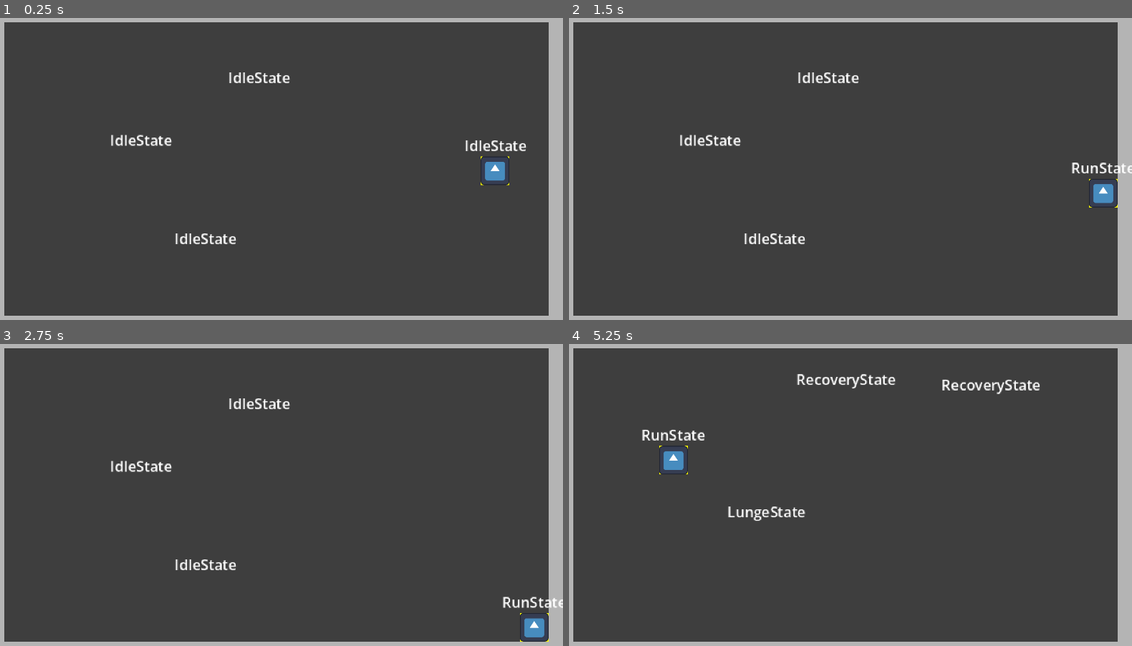
Above: before the commit, frames 1-4 (two rows, left to right).
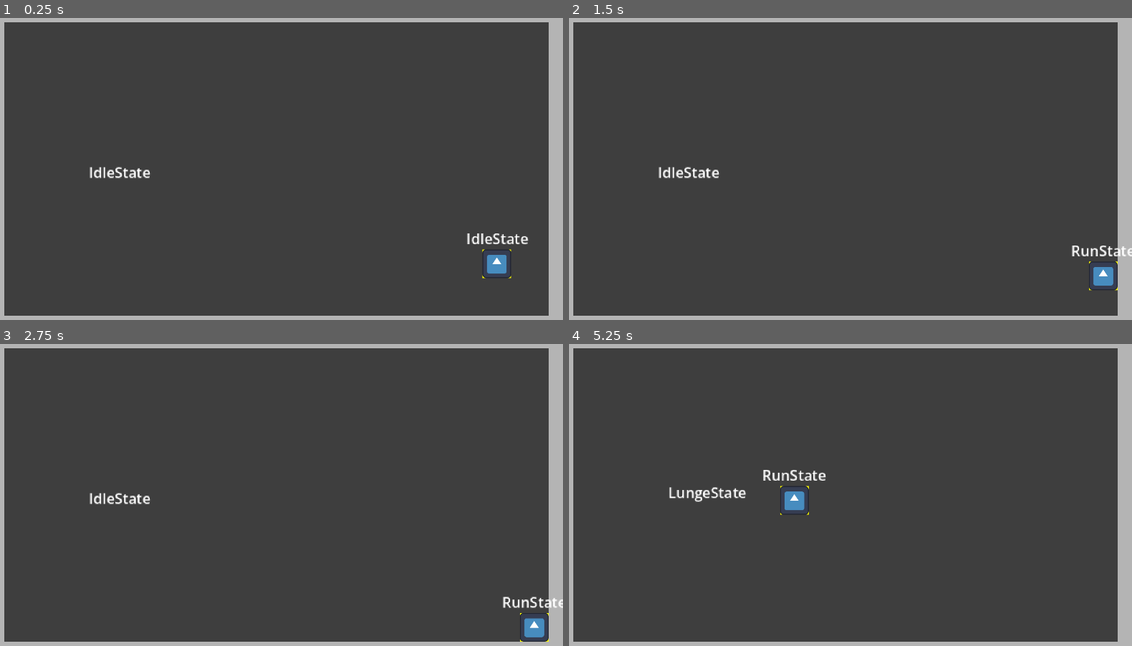
Above: after the commit, the same moments.

Repository: Cedro23/one-step-from-death
Game: Godot game, scene res://main.tscn
The game is run twice, just before and just after one commit, with the same random seed, the same clock (stepped at 60 frames per second) and the same inputs. The engine's default icon, where the game draws it, is replaced by a stand-in: a white triangle on a blue panel in a dark square.
Inputs (mouse positions are in pixels of both pictures, inside the frame that each line leads up to):
- Up to frame 1 (0.25 s): no input
- Up to frame 2 (1.5 s): tap Enter at 0.5 s; move the mouse to (974, 153) at 0.52 s; press the mouse at (974, 153) at 0.53 s; hold D (right) 0.53-1.28 s; tap Space (roll) at 1.25, 1.35 s; move the mouse to (732, 184) at 1.27 s; release the mouse at (732, 184) at 1.28 s; hold S (down) from 1.28 s (still down)
- Up to frame 3 (2.75 s): move the mouse to (332, 425) at 2.02 s; release S (down) at 2.03 s; press the mouse at (332, 425) at 2.03 s; hold D (right) from 2.03 s (still down)
- Up to frame 4 (5.25 s): tap Enter at 2.75 s; move the mouse to (816, 558) at 2.77 s; release D (right) at 2.78 s; release the mouse at (816, 558) at 2.78 s; hold W (up) 2.78-3.53 s; tap Space (roll) at 2.85, 4.35 s; click (816, 558) at 2.92 s; move the mouse to (1019, 543) at 3.52 s; press the mouse at (1019, 543) at 3.53 s; hold A (left) 3.53-5.03 s; move the mouse to (675, 446) at 4.27 s; release the mouse at (675, 446) at 4.28 s; move the mouse to (873, 495) at 5.02 s; press the mouse at (873, 495) at 5.03 s; hold S (down) from 5.03 s (still down)

The runs differ from the first frame. In frame 1, 1.9% of the frame differs, in the area x 15-94%, y 18-87%; in frame 2, 1.8%; in frame 3, 0.9%; in frame 4, 2.2%, in the area x 12-84%, y 9-59%.

Commit message:
pushing to get changes on other PC

Diff:
--- a/actors/enemies/shambler/states/chase_state.gd
+++ b/actors/enemies/shambler/states/chase_state.gd
@@ -1,15 +1,16 @@
 extends State
 
 func physics_update(_delta: float) -> void:
-	var player = character.get_node("../Player")
-	if !player :
+	var gm = get_node("/root/GameManager")
+
+	if !gm.player :
 		character.state_machine.transition_to("IdleState")
 
-	var direction = (player.global_position - character.global_position).normalized()
+	var direction = (gm.player.global_position - character.global_position).normalized()
 	character.velocity = direction * character.run_speed
 	character.move_and_slide()
 
-	if character.global_position.distance_to(player.global_position) <= character.lunge_detection_distance:
+	if character.global_position.distance_to(gm.player.global_position) <= character.lunge_detection_distance:
 		character.state_machine.transition_to("LungeState")
-	elif character.global_position.distance_to(player.global_position) > character.player_escape_range:
+	elif character.global_position.distance_to(gm.player.global_position) > character.player_escape_range:
 		character.state_machine.transition_to("IdleState")
--- a/actors/enemies/shambler/states/idle_state.gd
+++ b/actors/enemies/shambler/states/idle_state.gd
@@ -4,10 +4,10 @@
 const PLAYER_DETECTION_RANGE: float = 120.0
 
 func physics_update(_delta: float) -> void:
-	var player = character.get_node_or_null("../Player")
+	var gm = get_node("/root/GameManager")
 
-	if !player:
+	if !gm.player:
 		return
 
-	if character.global_position.distance_to(player.global_position) <= PLAYER_DETECTION_RANGE:
+	if character.global_position.distance_to(gm.player.global_position) <= PLAYER_DETECTION_RANGE:
 		character.state_machine.transition_to("ChaseState")
--- a/actors/enemies/shambler/states/lunge_state.gd
+++ b/actors/enemies/shambler/states/lunge_state.gd
@@ -12,9 +12,10 @@
 var rotation: float
 
 func enter() -> void:
-	player = character.get_node("/root/Main/Player")
-	direction = (player.global_position - character.global_position).normalized()
-	rotation = player.global_position.angle_to_point(character.global_position)
+	var gm = get_node("/root/GameManager")
+
+	direction = (gm.player.global_position - character.global_position).normalized()
+	rotation = gm.player.global_position.angle_to_point(character.global_position)
 
 	hitbox.position = direction * HITBOX_DISTANCE
 	hitbox.rotation = rotation
--- a/actors/player/player.tscn
+++ b/actors/player/player.tscn
@@ -21,6 +21,7 @@
 font_size = 8
 
 [node name="Player" type="CharacterBody2D" unique_id=289554604 groups=["player"]]
+z_index = 100
 collision_layer = 2
 collision_mask = 9
 script = ExtResource("1_i3pqv")
@@ -101,6 +102,9 @@
 script = ExtResource("7_bop6h")
 state_machine = NodePath("../StateMachine")
 
+[node name="Camera2D" type="Camera2D" parent="." unique_id=95924351]
+position_smoothing_enabled = true
+
 [connection signal="timeout" from="AttackHitbox/AttackDuration" to="StateMachine/AttackState" method="_on_attack_timer_timeout"]
 [connection signal="timeout" from="AttackHitbox/AttackCooldown" to="." method="_on_attack_cooldown_timeout"]
 [connection signal="timeout" from="RollTimer" to="StateMachine/RollState" method="_on_roll_timer_timeout"]
--- /dev/null
+++ b/autoloads/game_manager.gd
@@ -0,0 +1,24 @@
+extends Node
+
+const PLAYER_SCENE = preload("res://actors/player/player.tscn")
+const ROOMS = [
+	"res://rooms/floor_1/room_01.tscn"
+]
+
+var player: CharacterBody2D
+var current_room_index: int = 0
+
+func _ready():
+	player = PLAYER_SCENE.instantiate()
+	add_child(player)
+
+func go_to_next_room() -> void:
+	current_room_index += 1
+	_load_room()
+
+func restart_run() -> void:
+	current_room_index = 0
+	_load_room()
+
+func _load_room() -> void:
+	get_tree().change_scene_to_file(ROOMS[current_room_index])
--- a/main.tscn
+++ b/main.tscn
@@ -1,81 +1,11 @@
 [gd_scene format=3 uid="uid://vx1tpxiycqu3"]
 
-[ext_resource type="PackedScene" uid="uid://cegn8m70pxr18" path="res://actors/player/player.tscn" id="1_ig7tw"]
+[ext_resource type="PackedScene" uid="uid://dqn71ayuftovx" path="res://rooms/floor_1/room_01.tscn" id="1_h2yge"]
 [ext_resource type="PackedScene" uid="uid://c2a7f40kd7eq0" path="res://actors/enemies/shambler/shambler.tscn" id="2_0xm2m"]
-
-[sub_resource type="RectangleShape2D" id="RectangleShape2D_7dm0k"]
-size = Vector2(336, 16)
-
-[sub_resource type="RectangleShape2D" id="RectangleShape2D_ig7tw"]
-size = Vector2(16, 196)
 
 [node name="Main" type="Node2D" unique_id=414262619]
 
-[node name="Floor" type="Polygon2D" parent="." unique_id=976801144]
-position = Vector2(160, 90)
-color = Color(0.24477637, 0.2447764, 0.24477637, 1)
-polygon = PackedVector2Array(-160, -90, 160, -90, 160, 90, -160, 90)
-
-[node name="WallNorth" type="StaticBody2D" parent="." unique_id=1727444183]
-position = Vector2(160, 0)
-collision_mask = 0
-
-[node name="CollisionShape2D" type="CollisionShape2D" parent="WallNorth" unique_id=1942677608]
-shape = SubResource("RectangleShape2D_7dm0k")
-debug_color = Color(0, 0, 0, 0.25882354)
-
-[node name="Polygon2D" type="Polygon2D" parent="WallNorth" unique_id=1648558359]
-color = Color(0.7058824, 0.7058824, 0.7058824, 1)
-polygon = PackedVector2Array(-168, -8, 168, -8, 168, 8, -168, 8)
-
-[node name="WallSouth" type="StaticBody2D" parent="." unique_id=1311713242]
-position = Vector2(160, 180)
-collision_mask = 0
-
-[node name="CollisionShape2D" type="CollisionShape2D" parent="WallSouth" unique_id=213590008]
-shape = SubResource("RectangleShape2D_7dm0k")
-debug_color = Color(0, 0, 0, 0.25882354)
-
-[node name="Polygon2D" type="Polygon2D" parent="WallSouth" unique_id=1329337428]
-color = Color(0.7058824, 0.7058824, 0.7058824, 1)
-polygon = PackedVector2Array(-168, -8, 168, -8, 168, 8, -168, 8)
-
-[node name="WallWest" type="StaticBody2D" parent="." unique_id=846257063]
-position = Vector2(0, 90)
-collision_mask = 0
-
-[node name="CollisionShape2D" type="CollisionShape2D" parent="WallWest" unique_id=1510756918]
-shape = SubResource("RectangleShape2D_ig7tw")
-debug_color = Color(0, 0, 0, 0.25882354)
-
-[node name="Polygon2D" type="Polygon2D" parent="WallWest" unique_id=386795860]
-color = Color(0.7058824, 0.7058824, 0.7058824, 1)
-polygon = PackedVector2Array(-8, -98, 8, -98, 8, 98, -8, 98)
-
-[node name="WallEast" type="StaticBody2D" parent="." unique_id=934804065]
-position = Vector2(320, 90)
-collision_mask = 0
-
-[node name="CollisionShape2D" type="CollisionShape2D" parent="WallEast" unique_id=770934385]
-shape = SubResource("RectangleShape2D_ig7tw")
-debug_color = Color(0, 0, 0, 0.25882354)
-
-[node name="Polygon2D" type="Polygon2D" parent="WallEast" unique_id=596270337]
-color = Color(0.7058824, 0.7058824, 0.7058824, 1)
-polygon = PackedVector2Array(-8, -98, 8, -98, 8, 98, -8, 98)
-
-[node name="Player" parent="." unique_id=289554604 instance=ExtResource("1_ig7tw")]
-position = Vector2(282, 91)
-run_speed = 150.0
+[node name="Room" parent="." unique_id=1751065170 instance=ExtResource("1_h2yge")]
 
 [node name="Shambler" parent="." unique_id=1724040096 instance=ExtResource("2_0xm2m")]
-position = Vector2(84, 88)
-
-[node name="Camera2D" type="Camera2D" parent="." unique_id=229455510]
-position = Vector2(160, 90)
-
-[node name="Shambler2" parent="." unique_id=2070421988 instance=ExtResource("2_0xm2m")]
-position = Vector2(120, 143)
-
-[node name="Shambler3" parent="." unique_id=792841733 instance=ExtResource("2_0xm2m")]
-position = Vector2(150, 53)
+position = Vector2(-88, 16)
--- a/project.godot
+++ b/project.godot
@@ -14,6 +14,10 @@
 run/main_scene="uid://vx1tpxiycqu3"
 config/features=PackedStringArray("4.6", "Forward Plus")
 config/icon="res://icon.svg"
+
+[autoload]
+
+GameManager="*uid://bvdbis50yssho"
 
 [display]
 
@@ -80,6 +84,7 @@
 [physics]
 
 3d/physics_engine="Jolt Physics"
+common/physics_interpolation=true
 
 [rendering]
 
--- /dev/null
+++ b/rooms/floor_1/room_01.tscn
@@ -0,0 +1,72 @@
+[gd_scene format=3 uid="uid://dqn71ayuftovx"]
+
+[ext_resource type="PackedScene" uid="uid://csl3ujr1r7pdb" path="res://rooms/room.tscn" id="1_0dofa"]
+
+[sub_resource type="RectangleShape2D" id="RectangleShape2D_0dofa"]
+size = Vector2(336, 16)
+
+[sub_resource type="RectangleShape2D" id="RectangleShape2D_bmihx"]
+size = Vector2(16, 196)
+
+[node name="Room" unique_id=1751065170 instance=ExtResource("1_0dofa")]
+
+[node name="Floor" type="Polygon2D" parent="." index="0" unique_id=2097854744]
+
+[node name="Walls" type="Node2D" parent="." index="1" unique_id=546611404]
+
+[node name="Floor" type="Polygon2D" parent="Walls" index="0" unique_id=1321546427]
+color = Color(0.24477637, 0.2447764, 0.24477637, 1)
+polygon = PackedVector2Array(-160, -90, 160, -90, 160, 90, -160, 90)
+
+[node name="WallNorth" type="StaticBody2D" parent="Walls" index="1" unique_id=251929169]
+position = Vector2(0, -90)
+collision_mask = 0
+
+[node name="CollisionShape2D" type="CollisionShape2D" parent="Walls/WallNorth" index="0" unique_id=1358463883]
+shape = SubResource("RectangleShape2D_0dofa")
+debug_color = Color(0, 0, 0, 0.25882354)
+
+[node name="Polygon2D" type="Polygon2D" parent="Walls/WallNorth" index="1" unique_id=1664902541]
+color = Color(0.7058824, 0.7058824, 0.7058824, 1)
+polygon = PackedVector2Array(-168, -8, 168, -8, 168, 8, -168, 8)
+
+[node name="WallSouth" type="StaticBody2D" parent="Walls" index="2" unique_id=743834422]
+position = Vector2(0, 90)
+collision_mask = 0
+
+[node name="CollisionShape2D" type="CollisionShape2D" parent="Walls/WallSouth" index="0" unique_id=1761526871]
+shape = SubResource("RectangleShape2D_0dofa")
+debug_color = Color(0, 0, 0, 0.25882354)
+
+[node name="Polygon2D" type="Polygon2D" parent="Walls/WallSouth" index="1" unique_id=1774965272]
+color = Color(0.7058824, 0.7058824, 0.7058824, 1)
+polygon = PackedVector2Array(-168, -8, 168, -8, 168, 8, -168, 8)
+
+[node name="WallWest" type="StaticBody2D" parent="Walls" index="3" unique_id=348664295]
+position = Vector2(-160, 0)
+collision_mask = 0
+
+[node name="CollisionShape2D" type="CollisionShape2D" parent="Walls/WallWest" index="0" unique_id=926244996]
+shape = SubResource("RectangleShape2D_bmihx")
+debug_color = Color(0, 0, 0, 0.25882354)
+
+[node name="Polygon2D" type="Polygon2D" parent="Walls/WallWest" index="1" unique_id=1409398389]
+color = Color(0.7058824, 0.7058824, 0.7058824, 1)
+polygon = PackedVector2Array(-8, -98, 8, -98, 8, 98, -8, 98)
+
+[node name="WallEast" type="StaticBody2D" parent="Walls" index="4" unique_id=1645528037]
+position = Vector2(160, 0)
+collision_mask = 0
+
+[node name="CollisionShape2D" type="CollisionShape2D" parent="Walls/WallEast" index="0" unique_id=432160871]
+shape = SubResource("RectangleShape2D_bmihx")
+debug_color = Color(0, 0, 0, 0.25882354)
+
+[node name="Polygon2D" type="Polygon2D" parent="Walls/WallEast" index="1" unique_id=874738525]
+color = Color(0.7058824, 0.7058824, 0.7058824, 1)
+polygon = PackedVector2Array(-8, -98, 8, -98, 8, 98, -8, 98)
+
+[node name="SpawnPoint" parent="." index="5" unique_id=175624169]
+position = Vector2(123, 53)
+
+[connection signal="body_entered" from="RoomArea" to="." method="_on_room_area_body_entered"]
--- /dev/null
+++ b/rooms/room.gd
@@ -0,0 +1,41 @@
+extends Node2D
+
+@onready var bounds_top_left = $BoundsTopLeft
+@onready var bounds_bottom_right = $BoundsBottomRight
+@onready var room_area = $RoomArea
+
+var is_player_inside: bool = false
+
+func _ready() -> void:
+	_setup_bounds()
+	_place_player()
+	# _count_enemies()
+
+func _setup_bounds() -> void:
+	var top_left = bounds_top_left.position
+	var bottom_right = bounds_bottom_right.position
+	var size = bottom_right - top_left
+	var center = top_left + size / 2
+
+	var shape = RectangleShape2D.new()
+	shape.size = size
+	room_area.get_node("CollisionShape2D").shape = shape
+	room_area.get_node("CollisionShape2D").position = center
+
+func _place_player() -> void:
+	var game_manager = get_node("/root/GameManager")
+	var player = game_manager.player
+	player.global_position = $SpawnPoint.global_position
+
+func _on_room_area_body_entered(body: Node2D) -> void:
+	if body.is_in_group("player"):
+		is_player_inside = true
+		# lock_exists()
+		_setup_camera(body)
+
+func _setup_camera(player: Node) -> void:
+	var camera = player.get_node("Camera2D")
+	camera.limit_left = int(bounds_top_left.position.x)
+	camera.limit_top = int(bounds_top_left.position.y)
+	camera.limit_right = int(bounds_bottom_right.position.x)
+	camera.limit_bottom = int(bounds_bottom_right.position.y)
--- /dev/null
+++ b/rooms/room.tscn
@@ -0,0 +1,27 @@
+[gd_scene format=3 uid="uid://csl3ujr1r7pdb"]
+
+[ext_resource type="Script" uid="uid://c0t8jqy6tv16t" path="res://rooms/room.gd" id="1_nk0be"]
+
+[sub_resource type="RectangleShape2D" id="RectangleShape2D_ghg5q"]
+
+[node name="Room" type="Node2D" unique_id=1751065170]
+script = ExtResource("1_nk0be")
+
+[node name="RoomArea" type="Area2D" parent="." unique_id=5253192]
+collision_layer = 32
+collision_mask = 2
+
+[node name="CollisionShape2D" type="CollisionShape2D" parent="RoomArea" unique_id=1344263770]
+shape = SubResource("RectangleShape2D_ghg5q")
+
+[node name="BoundsBottomRight" type="Marker2D" parent="." unique_id=227440660]
+position = Vector2(160, 90)
+
+[node name="BoundsTopLeft" type="Marker2D" parent="." unique_id=2055585322]
+position = Vector2(-160, -90)
+
+[node name="SpawnPoint" type="Marker2D" parent="." unique_id=175624169]
+
+[node name="Enemies" type="Node2D" parent="." unique_id=1418161130]
+
+[node name="Exits" type="Node2D" parent="." unique_id=2026039635]
Not shown, added: autoloads/game_manager.gd.uid
Not shown, added: rooms/room.gd.uid
